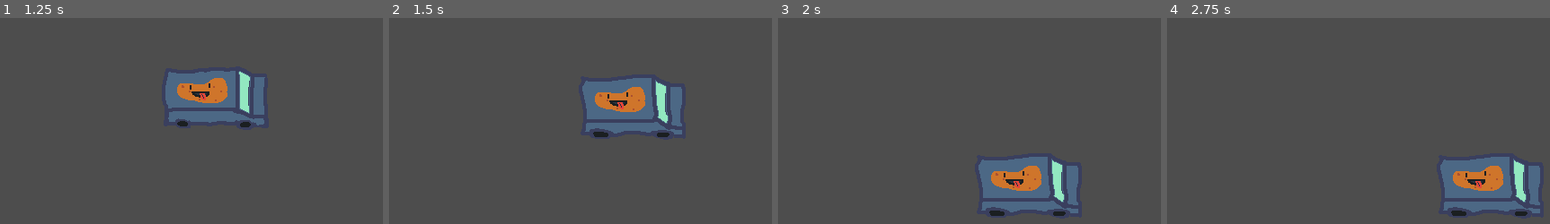
Above: before the commit, frames 1-4 (left to right).
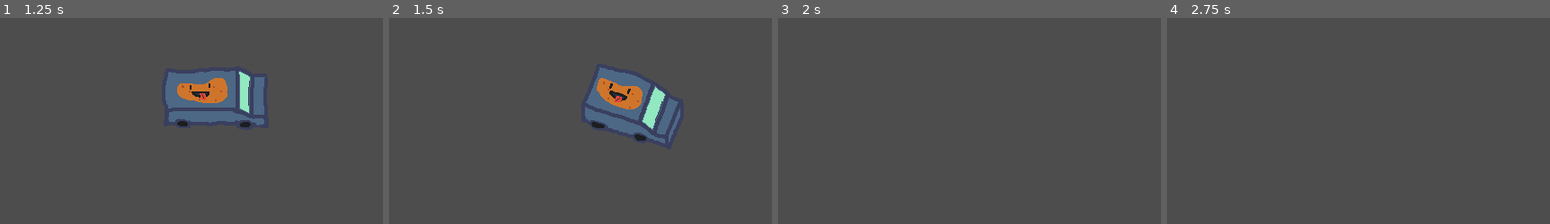
Above: after the commit, the same moments.

Repository: MatricsCode/Cozy-Fall-Jam
Game: Godot game, scene res://Scenes/Main/Main.tscn
Two runs of this game, one before a commit and one after it. Both use one fixed random seed, a clock stepped at 60 frames per second and the inputs below.
Inputs:
- Up to frame 1 (1.25 s): hold Right (Right) from 0.53 s (still down)
- Up to frame 2 (1.5 s): release Right (Right) at 1.28 s; hold Down (Down) from 1.28 s (still down)
- Up to frame 3 (2 s): keep holding Down (Down)
- Up to frame 4 (2.75 s): release Down (Down) at 2.03 s; hold Right (Right) from 2.03 s (still down)

Frame 1 is identical in both runs. In frame 2, 4.4% of the frame differs, in the area x 50-77%, y 23-61%; in frame 3, 5.4%, in the area x 52-79%, y 67-97%; in frame 4, 5.4%.

Commit message:
Car turning

Diff:
--- a/Code/Car/Main.gd
+++ b/Code/Car/Main.gd
@@ -1,10 +1,25 @@
 extends CharacterBody2D
+
+@onready var sprite = $AnimatedSprite2D
+@onready var forwards = $Forwards
+@onready var downwards = $Downwards
+@onready var upwards = $Upwards
+
+enum Direction {FORWARDS, UPWARDS, DOWNWARDS}
+
+var current_direction = Direction.FORWARDS
 
 var speed_up = Vector2.ZERO
 var input_direction = Vector2.ZERO
 
 func _physics_process(delta):
 
+	_movement()
+	_turning()
+
+	move_and_slide()
+
+func _movement():
 	input_direction = Input.get_vector("Left", "Right",  "Up", "Down")
 
 	if input_direction.x != 0:
@@ -25,6 +40,11 @@
 		velocity.y = input_direction.y * 100 * speed_up.y
 		speed_up.y += 0.1
 		speed_up.y = clamp(speed_up.y, 0, 2)
+
+		if input_direction.y == -1:
+			current_direction = Direction.UPWARDS
+		else:
+			current_direction = Direction.DOWNWARDS
 	else:
 		#var slowdown = get_tree().create_tween()
 		#slowdown.tween_property(self, "velocity", Vector2(velocity.x, 0), 0.05)
@@ -32,8 +52,28 @@
 		#var intermitten_velocity = velocity.x
 		#var slowdown = get_tree().create_tween()
 		#slowdown.tween_property(self, intermitten_velocity, 0, 0.1)
+
+		current_direction = Direction.FORWARDS
+
 		speed_up.y = 0
 		velocity.y  *= 0.9
 
+func _turning():
+	if current_direction == Direction.FORWARDS:
+		sprite.play("forwards")
+		forwards.position.y = 0
+		downwards.position.y = 1000000
+		upwards.position.y = 10000
+	elif current_direction == Direction.DOWNWARDS:
+		sprite.play("downwards")
+		forwards.position.y = 1000000
+		downwards.position.y = 0
+		upwards.position.y = 10000
+	elif current_direction == Direction.UPWARDS:
+		sprite.play("upwards")
+		forwards.position.y = 1000000
+		downwards.position.y = 10000
+		upwards.position.y = 0
 
-	move_and_slide()
+func _on_hit_area_body_entered(body):
+	queue_free()
--- a/Scenes/Car/Car.tscn
+++ b/Scenes/Car/Car.tscn
@@ -1,7 +1,15 @@
-[gd_scene load_steps=8 format=3 uid="uid://2wbjquktqfgh"]
+[gd_scene load_steps=12 format=3 uid="uid://2wbjquktqfgh"]
 
 [ext_resource type="Script" uid="uid://djtleh5qvgkbx" path="res://Code/Car/Main.gd" id="1_fnsqd"]
 [ext_resource type="Texture2D" uid="uid://3asoff1a0433" path="res://Art/Truck/Truck.png" id="2_6tdsx"]
+
+[sub_resource type="AtlasTexture" id="AtlasTexture_asnge"]
+atlas = ExtResource("2_6tdsx")
+region = Rect2(0, 192, 144, 96)
+
+[sub_resource type="AtlasTexture" id="AtlasTexture_kj2ht"]
+atlas = ExtResource("2_6tdsx")
+region = Rect2(144, 192, 144, 96)
 
 [sub_resource type="AtlasTexture" id="AtlasTexture_a0hww"]
 atlas = ExtResource("2_6tdsx")
@@ -11,8 +19,27 @@
 atlas = ExtResource("2_6tdsx")
 region = Rect2(144, 0, 144, 96)
 
+[sub_resource type="AtlasTexture" id="AtlasTexture_6tdsx"]
+atlas = ExtResource("2_6tdsx")
+region = Rect2(0, 96, 144, 96)
+
+[sub_resource type="AtlasTexture" id="AtlasTexture_dfrl7"]
+atlas = ExtResource("2_6tdsx")
+region = Rect2(144, 96, 144, 96)
+
 [sub_resource type="SpriteFrames" id="SpriteFrames_dfrl7"]
 animations = [{
+"frames": [{
+"duration": 1.0,
+"texture": SubResource("AtlasTexture_asnge")
+}, {
+"duration": 1.0,
+"texture": SubResource("AtlasTexture_kj2ht")
+}],
+"loop": true,
+"name": &"downwards",
+"speed": 5.0
+}, {
 "frames": [{
 "duration": 1.0,
 "texture": SubResource("AtlasTexture_a0hww")
@@ -21,39 +48,80 @@
 "texture": SubResource("AtlasTexture_sbu84")
 }],
 "loop": true,
-"name": &"default",
+"name": &"forwards",
 "speed": 5.0
 }, {
-"frames": [],
+"frames": [{
+"duration": 1.0,
+"texture": SubResource("AtlasTexture_6tdsx")
+}, {
+"duration": 1.0,
+"texture": SubResource("AtlasTexture_dfrl7")
+}],
 "loop": true,
-"name": &"down",
-"speed": 5.0
-}, {
-"frames": [],
-"loop": true,
-"name": &"up",
+"name": &"upwards",
 "speed": 5.0
 }]
 
-[sub_resource type="RectangleShape2D" id="RectangleShape2D_t2sn2"]
-size = Vector2(108, 47.5)
+[sub_resource type="RectangleShape2D" id="RectangleShape2D_6tdsx"]
+size = Vector2(104, 48)
 
 [sub_resource type="RectangleShape2D" id="RectangleShape2D_fnsqd"]
-size = Vector2(7, 45)
+size = Vector2(7, 48)
 
 [node name="Car" type="CharacterBody2D"]
 script = ExtResource("1_fnsqd")
 
 [node name="AnimatedSprite2D" type="AnimatedSprite2D" parent="."]
 sprite_frames = SubResource("SpriteFrames_dfrl7")
-autoplay = "default"
+animation = &"upwards"
+autoplay = "forwards"
+frame_progress = 0.27252737
 
-[node name="CollisionShape2D" type="CollisionShape2D" parent="."]
-position = Vector2(-10, 7.75)
-shape = SubResource("RectangleShape2D_t2sn2")
+[node name="Forwards" type="StaticBody2D" parent="."]
 
-[node name="Area2D" type="Area2D" parent="."]
+[node name="CollisionShape2D2" type="CollisionShape2D" parent="Forwards"]
+position = Vector2(-4, 8)
+shape = SubResource("RectangleShape2D_6tdsx")
 
-[node name="CollisionShape2D" type="CollisionShape2D" parent="Area2D"]
-position = Vector2(48.5, 7)
+[node name="HitArea" type="Area2D" parent="Forwards"]
+
+[node name="CollisionShape2D" type="CollisionShape2D" parent="Forwards/HitArea"]
+position = Vector2(52.5, 8)
 shape = SubResource("RectangleShape2D_fnsqd")
+
+[node name="Downwards" type="StaticBody2D" parent="."]
+visible = false
+
+[node name="CollisionShape2D2" type="CollisionShape2D" parent="Downwards"]
+position = Vector2(-4, 8)
+rotation = 0.34906584
+shape = SubResource("RectangleShape2D_6tdsx")
+
+[node name="HitArea" type="Area2D" parent="Downwards"]
+
+[node name="CollisionShape2D" type="CollisionShape2D" parent="Downwards/HitArea"]
+position = Vector2(49.000004, 27)
+rotation = 0.34906584
+scale = Vector2(0.99999994, 0.99999994)
+shape = SubResource("RectangleShape2D_fnsqd")
+
+[node name="Upwards" type="StaticBody2D" parent="."]
+visible = false
+
+[node name="CollisionShape2D2" type="CollisionShape2D" parent="Upwards"]
+position = Vector2(-4, 8)
+rotation = -0.34906584
+shape = SubResource("RectangleShape2D_6tdsx")
+
+[node name="HitArea" type="Area2D" parent="Upwards"]
+
+[node name="CollisionShape2D" type="CollisionShape2D" parent="Upwards/HitArea"]
+position = Vector2(49.000004, -11.999998)
+rotation = -0.34906584
+scale = Vector2(0.99999994, 0.99999994)
+shape = SubResource("RectangleShape2D_fnsqd")
+
+[connection signal="body_entered" from="Forwards/HitArea" to="." method="_on_hit_area_body_entered"]
+[connection signal="body_entered" from="Downwards/HitArea" to="." method="_on_hit_area_body_entered"]
+[connection signal="body_entered" from="Upwards/HitArea" to="." method="_on_hit_area_body_entered"]
